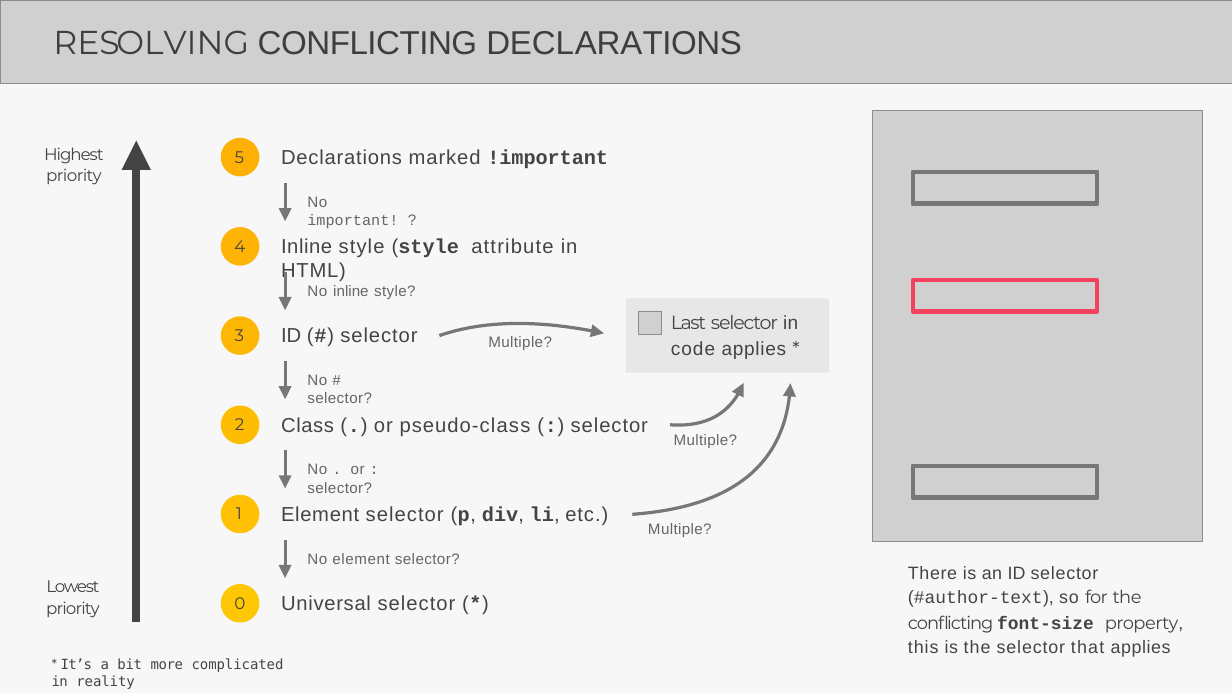
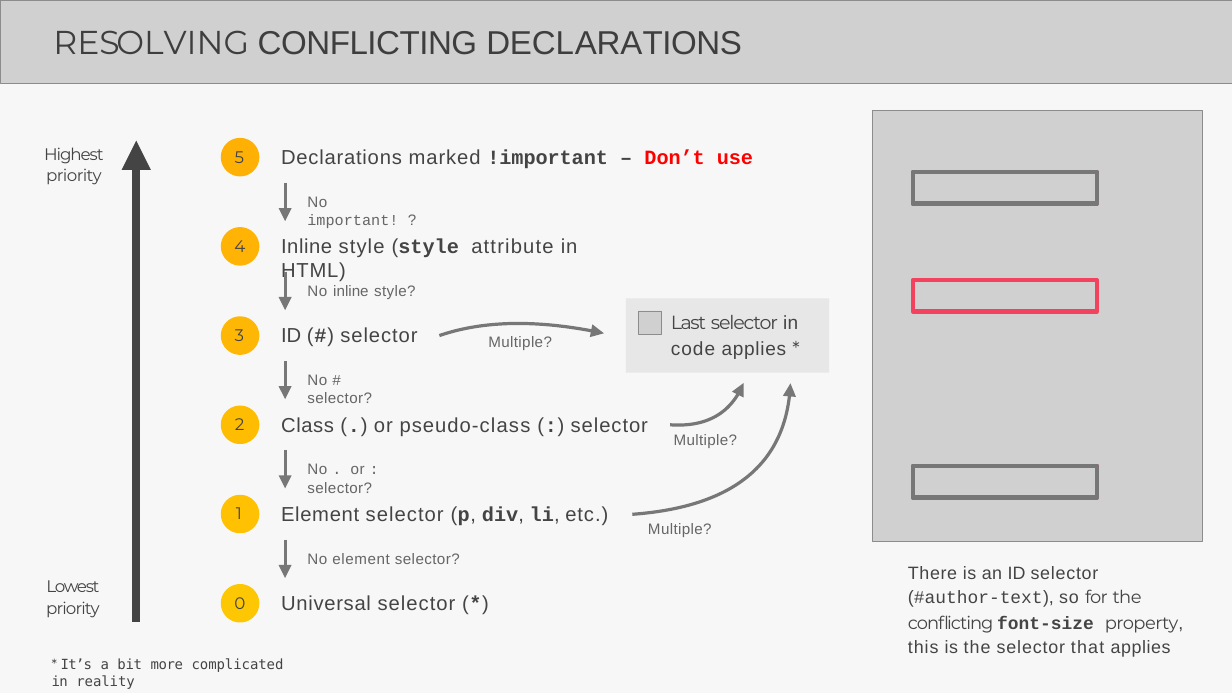
Before and after one commit to Aravindanchellam/UI-UX-Resources, a slide deck: slide 24 of LECTURE_HTML_CSS.pptx (slide 19 before the commit). Drawn at 1232x693 pixels with LibreOffice and Linux fonts; fonts in the diff are those of the drawing; grey boxes stand for pictures; background and template pictures are left out. Boxes give left, top, right and bottom in pixels: in the first picture for what was removed or moved away, otherwise in the second. Text is boxed around its words. In the diff, an @@ line names an element or a change of style, - is before the commit and + after.

Commit message:
Latest

```diff
--- a/LECTURE_HTML_CSS.pptx
+++ b/LECTURE_HTML_CSS.pptx
@@ text at box(281, 149, 753, 168): text changed; font Arial to Courier New; bold on @@
-Declarations marked !important
+Declarations marked !important – Don’t use
```
Also in this commit, not shown: 1 other slide changed, 35 slides added.
